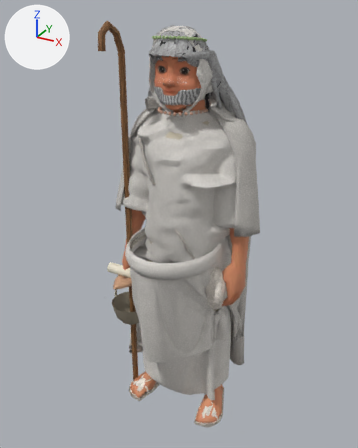
A saved change to the glTF model public/models/personagem/heroi-masculino.glb.
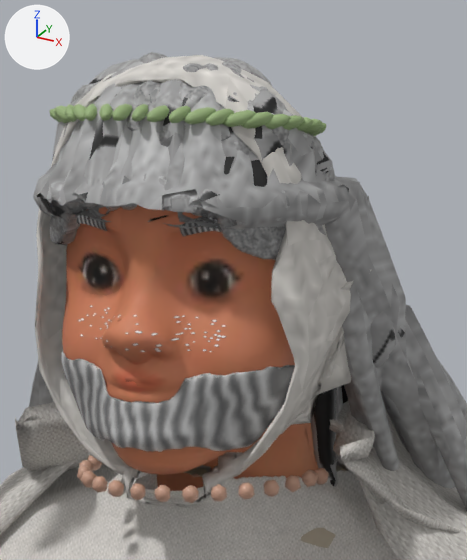
The first picture shows the older version from a 50 mm camera at (0.93, -1.728, 1.783) aimed at (-0.019, -0.002, 0.92). The close-ups show the older and then the newer version on the part from 40% to 66% of the width and 3% to 28% of the height of that picture. Only the edits that show in the close-ups are written down. Lighting does not change. The marker at upper left points along +X, +Y and +Z. Where no turn or scale is listed for an object, it has been applied to the vertices. Vertices at exactly the same position are counted once.
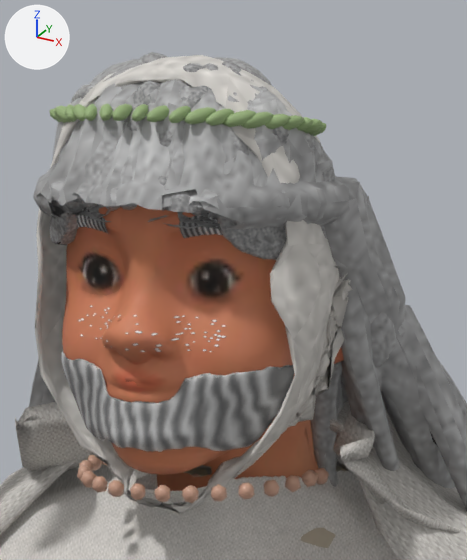
Boxes (x1, y1, x2, y2) around the edits, measured in the close-ups (467 x 560 px; the box of a moved part takes in the faces that stretch with it):
'Mesh_22', reshaped
    before: (35, 55, 372, 507)
    after: (35, 55, 353, 514)
part 1 of me_mesh_12, moved or reshaped
    both: (396, 298, 425, 355)
part 2 of me_mesh_12, surface changed
    both: (38, 99, 447, 447)
part 3 of me_mesh_13, surface changed
    both: (37, 59, 406, 487)
part 4 of me_mesh_22, moved or reshaped
    before: (36, 61, 353, 507)
    after: (36, 61, 353, 514)

Edits to the bpy script that builds the scene:
```text
Change me_mesh_12:
    where me_mesh_12.from_pydata(...)  # 3941 vertices, 7936 faces; spans x -0.227..0.224, y -0.126..0.401, z 1.147..1.714
    used by ob_mesh_12; location = (0.0, 0.0, 0.0)
    me_mesh_12 part 1: 3 vertices moved from x 0.07..0.094, y 0.051..0.063, z 1.526..1.545 to x 0.073..0.092, y 0.051..0.06, z 1.528..1.545; 5 vertices removed from x 0.074..0.149, y 0.039..0.055, z 1.527..1.562; 5 vertices added at x 0.073..0.153, y 0.037..0.05, z 1.526..1.563
    me_mesh_12 part 2: 1169 kept faces spanning x -0.186..0.199, y -0.125..0.374, z 1.147..1.712 get new texture (UV) coordinates
Change me_mesh_13:
    where me_mesh_13.from_pydata(...)  # 3949 vertices, 7897 faces; spans x -0.152..0.151, y -0.124..0.196, z 1.368..1.716
    used by ob_mesh_13; location = (0.0, 0.0, 0.0)
    me_mesh_13 part 3: 6041 kept faces spanning x -0.152..0.151, y -0.124..0.196, z 1.368..1.716 get new texture (UV) coordinates
Change me_mesh_22:
    used by ob_mesh_22; location = (0.0, 0.0, 0.0)
    remove me_mesh_22.from_pydata(...)  # 1297 vertices, 2580 faces; spans x -0.192..0.383, y -0.426..0.058, z 0.58..1.718
    add me_mesh_22.from_pydata(...)  # 1301 vertices, 2589 faces; spans x -0.187..0.378, y -0.375..0.06, z 0.344..1.718
    me_mesh_22 part 4: 4 vertices moved within x -0.116..-0.082, y -0.08..0.002, z 1.45..1.573; 1197 vertices removed from x -0.139..0.136, y -0.084..0.058, z 1.397..1.711; 1197 vertices added at x -0.14..0.133, y -0.084..0.06, z 1.394..1.711
    other edits to the shape of me_mesh_22 do not show in these pictures
```
